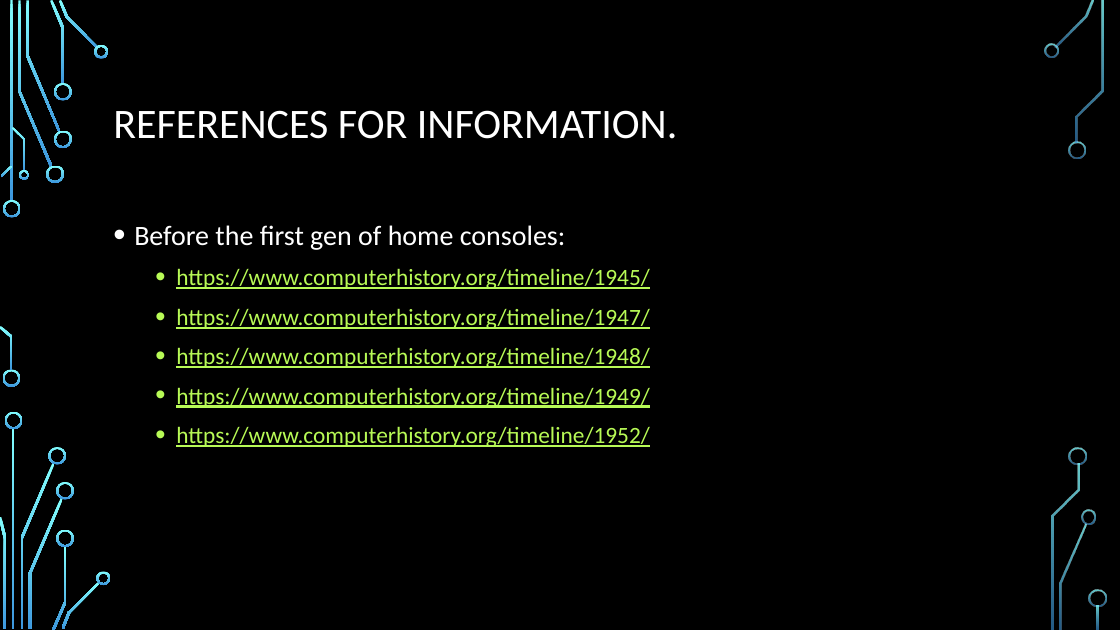
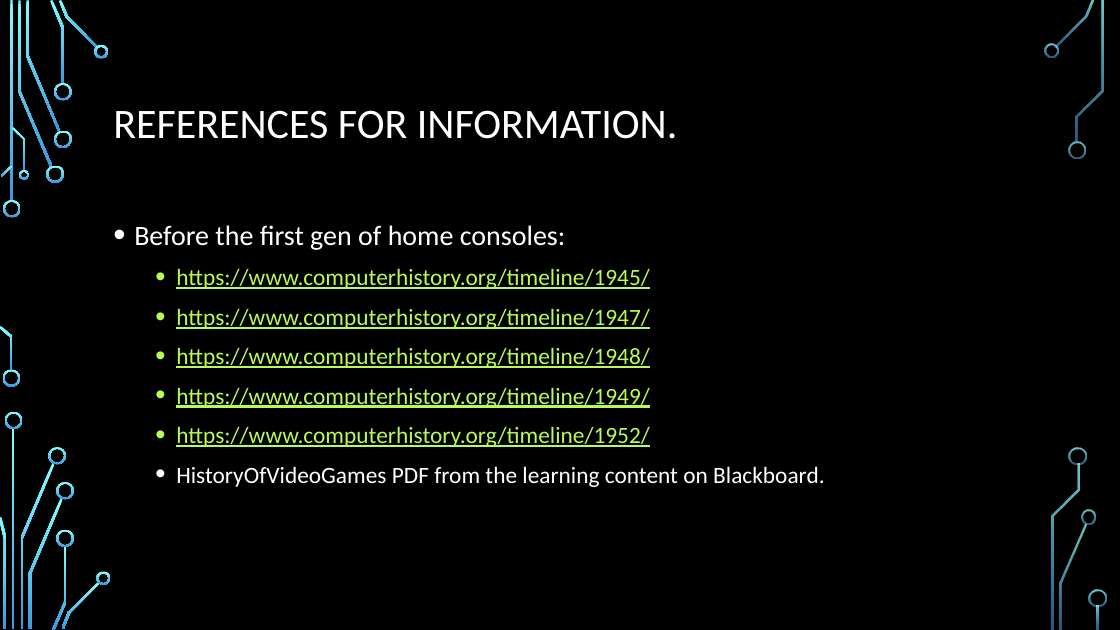
Before and after one commit to Stampard0/Assessments, a slide deck: slide 17 of Informational Technology (Game Design)/Part 1 Redo/Cluster - Introduction to Game Design/AT04/AT04 Video Game History By Richard Pountney.pptx (slide 6 before the commit). Drawn at 1120x630 pixels with LibreOffice and Linux fonts; fonts in the diff are those of the drawing; background and template pictures are left out. Boxes give left, top, right and bottom in pixels: in the first picture for what was removed or moved away, otherwise in the second. Text is boxed around its words. In the diff, an @@ line names an element or a change of style, - is before the commit and + after.

```diff
--- a/Informational Technology (Game Design)/Part 1 Redo/Cluster - Introduction to Game Design/AT04/AT04 Video Game History By Richard Pountney.pptx
+++ b/Informational Technology (Game Design)/Part 1 Redo/Cluster - Introduction to Game Design/AT04/AT04 Video Game History By Richard Pountney.pptx
@@ text at (176, 466, 824, 487): paragraph added @@
+  • HistoryOfVideoGames PDF from the learning content on Blackboard.
```
Also in this commit, not shown: 1 other slide changed, 11 slides added.
